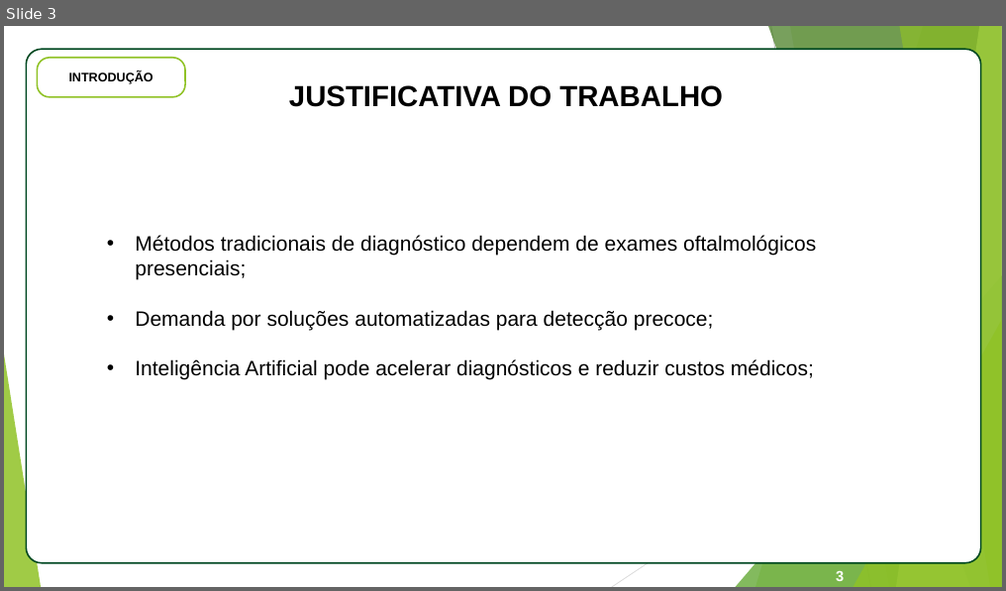
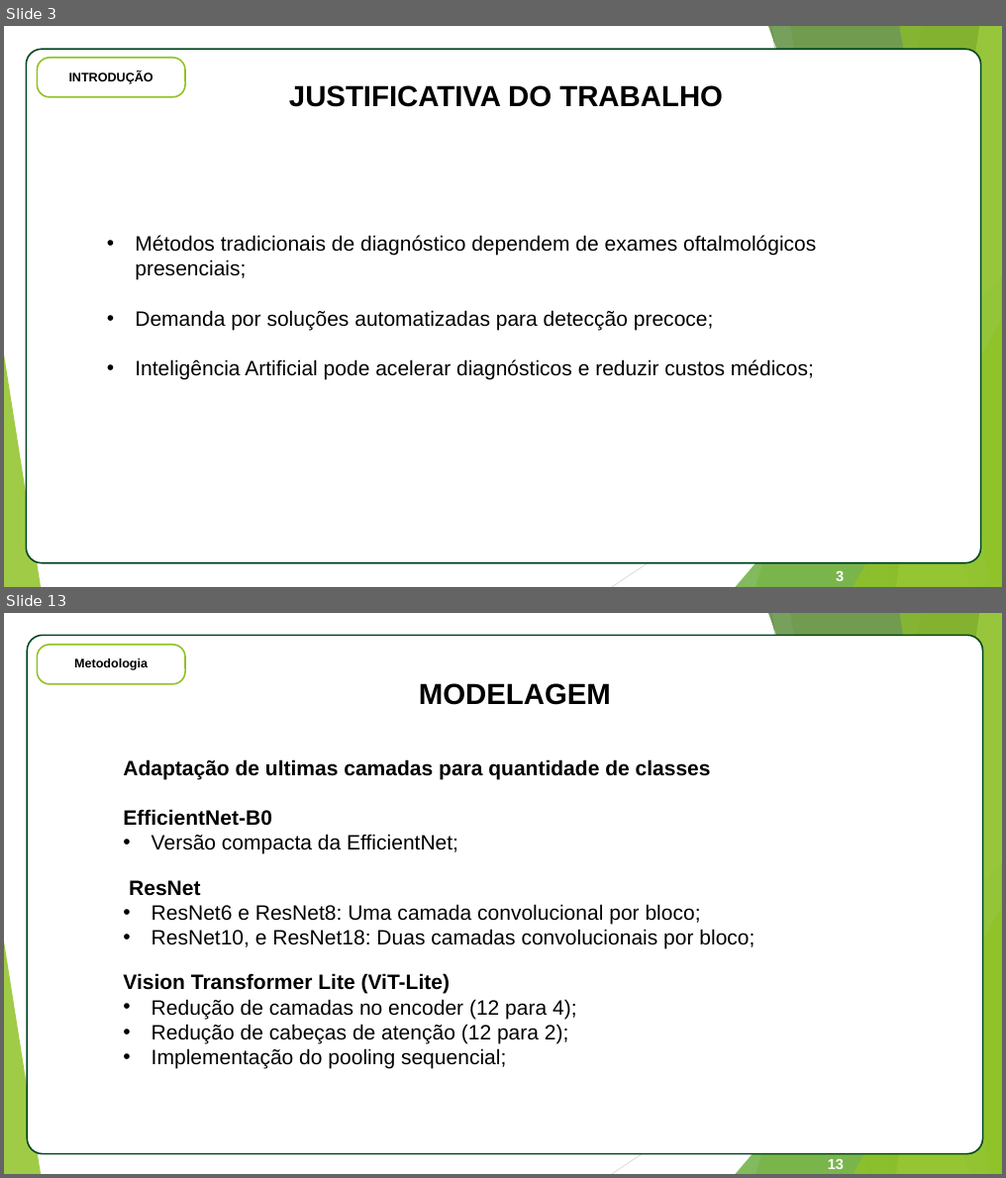
Before and after one commit to estrada-felipe/FundusDetectionTCC, a slide deck: tcc_documento/Apresentacao_TCC_Felipe_Estrada.pptx. Shown one above the other, each under a label of ours: slide 3 before the commit, slides 3 and 13 after it; the slides between them are not shown. The pictures are 1006x591 and 1006x1178 pixels, drawn with LibreOffice and Linux fonts; fonts in the diff are those of the drawing. Boxes give left, top, right and bottom in pixels: in the first picture for what was removed or moved away, otherwise in the second. Text is boxed around its words. In the diff, an @@ line names an element or a change of style, - is before the commit and + after.

Commit message:
Versão rodando corretamente e apresentação pronta

```diff
--- a/tcc_documento/Apresentacao_TCC_Felipe_Estrada.pptx
+++ b/tcc_documento/Apresentacao_TCC_Felipe_Estrada.pptx
@@ slide 13 added at <box>4,613,1002,1174</box>, background #FFFFFF; not listed: 10 template elements that a slide beside it also shows @@
@@ rounded rectangle added at <box>27,635,983,1155</box>, fill #FFFFFF, outline #004821 1.5 pt, 18 pt, text #FFFFFF, bold @@
+APL
@@ rounded rectangle added at <box>37,645,185,684</box>, fill #FFFFFF, outline #90C226 1.5 pt @@
@@ text added at <box>74,659,148,670</box>, 12 pt, text #000000, bold @@
+Metodologia
@@ text added at <box>419,683,611,705</box>, 28 pt, text #000000, bold @@
+MODELAGEM
@@ text added at <box>123,760,754,1068</box>, 20 pt, text #000000 @@
+Adaptação de ultimas camadas para quantidade de classes
+EfficientNet-B0
+• Versão compacta da EfficientNet;
+ResNet
+• ResNet6 e ResNet8: Uma camada convolucional por bloco;
+• ResNet10, e ResNet18: Duas camadas convolucionais por bloco;
+Vision Transformer Lite (ViT-Lite)
+• Redução de camadas no encoder (12 para 4);
+• Redução de cabeças de atenção (12 para 2);
+• Implementação do pooling sequencial;
@@ page number added at <box>828,1159,844,1169</box>, 14 pt, text #FFFFFF, bold @@
+13
```
Also in this commit, not shown: 4 slides changed, 14 other slides added, 30 slides removed, 4 other files.
